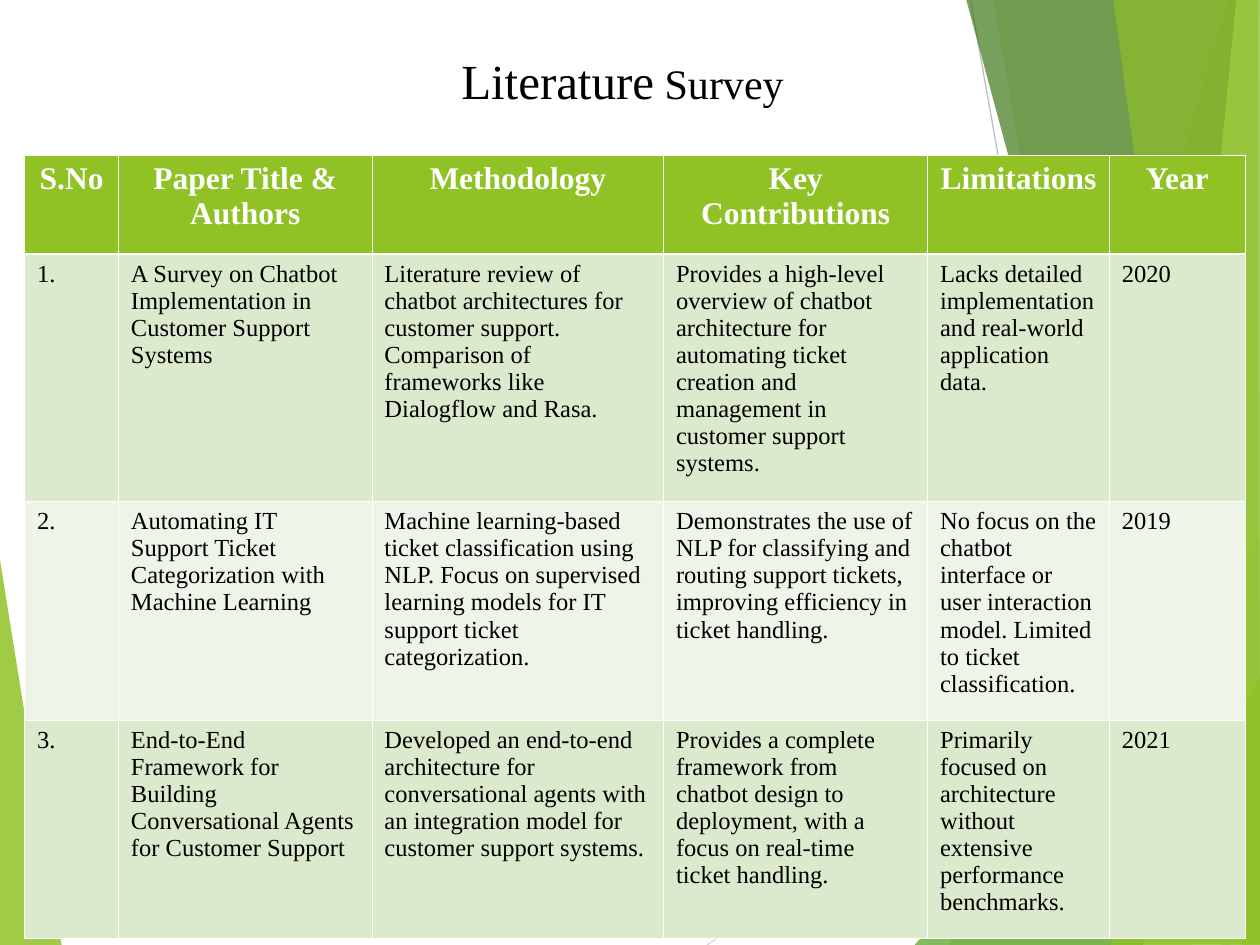
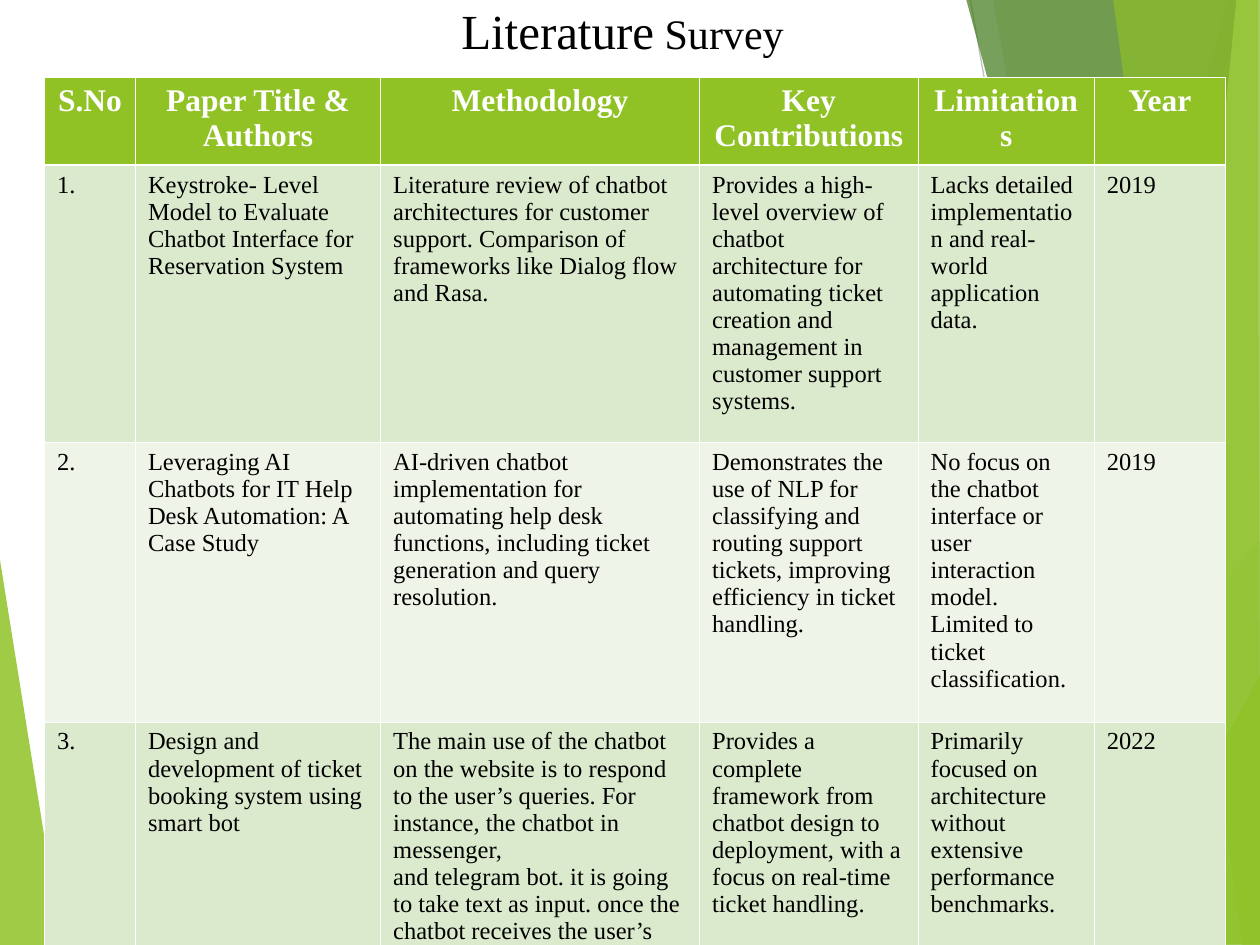
Before and after one commit to tanmay4521/Online-Chatbot-Based-Ticketing-System, a slide deck: slide 5 of Documentation/PPT Online Chatbot.ppt. Drawn at 1260x945 pixels with LibreOffice and Linux fonts; fonts in the diff are those of the drawing. Boxes give left, top, right and bottom in pixels: in the first picture for what was removed or moved away, otherwise in the second. Text is boxed around its words. In the diff, an @@ line names an element or a change of style, - is before the commit and + after.

```diff
--- a/Documentation/PPT Online Chatbot.ppt
+++ b/Documentation/PPT Online Chatbot.ppt
@@ text "Literature Survey": place and size @@
-text "Literature Survey" at (461, 66, 784, 108)
+text "Literature Survey" at (461, 16, 784, 58)
@@ table at (44, 77, 1225, 945) @@
-row 2: 1. | A Survey on Chatbot Implementation in Customer Support Systems | Literature review of chatbot architectures for customer support. Comparison of frameworks like Dialogflow and Rasa. | Provides a high-level overview of chatbot architecture for automating ticket creation and management in customer support systems. | Lacks detailed implementation and real-world application data. | 2020
+row 2: 1. | Keystroke- Level Model to Evaluate Chatbot Interface for Reservation System | Literature review of chatbot architectures for customer support. Comparison of frameworks like Dialog flow and Rasa. | Provides a high-level overview of chatbot architecture for automating ticket creation and management in customer support systems. | Lacks detailed implementation and real-world application data. | 2019
-row 3, column 2: Automating IT Support Ticket Categorization with Machine Learning
+row 3, column 2: Leveraging AI Chatbots for IT Help Desk Automation: A Case Study
-row 3, column 3: Machine learning-based ticket classification using NLP. Focus on supervised learning models for IT support ticket categorization.
+row 3, column 3: AI-driven chatbot implementation for automating help desk functions, including ticket generation and query resolution.
-row 4: 3. | End-to-End Framework for Building Conversational Agents for Customer Support | Developed an end-to-end architecture for conversational agents with an integration model for customer support systems. | Provides a complete framework from chatbot design to deployment, with a focus on real-time ticket handling. | Primarily focused on architecture without extensive performance benchmarks. | 2021
+row 4: 3. | Design and development of ticket booking system using smart bot | The main use of the chatbot on the website is to respond / to the user’s queries. For instance, the chatbot in messenger, / and telegram bot. it is going to take text as input. once the / chatbot receives the user’s request it is going to match the keywords and responds as per the request. | Provides a complete framework from chatbot design to deployment, with a focus on real-time ticket handling. | Primarily focused on architecture without extensive performance benchmarks. | 2022
@@ table: place and size @@
-table at (25, 155, 1245, 939)
+table at (44, 77, 1225, 945)
@@ freeform shape at (1110, 674, 1260, 945): outline redrawn @@
```
Also in this commit, not shown: 10 other slides changed, 4 slides added, 2 slides removed, 27 other files.
